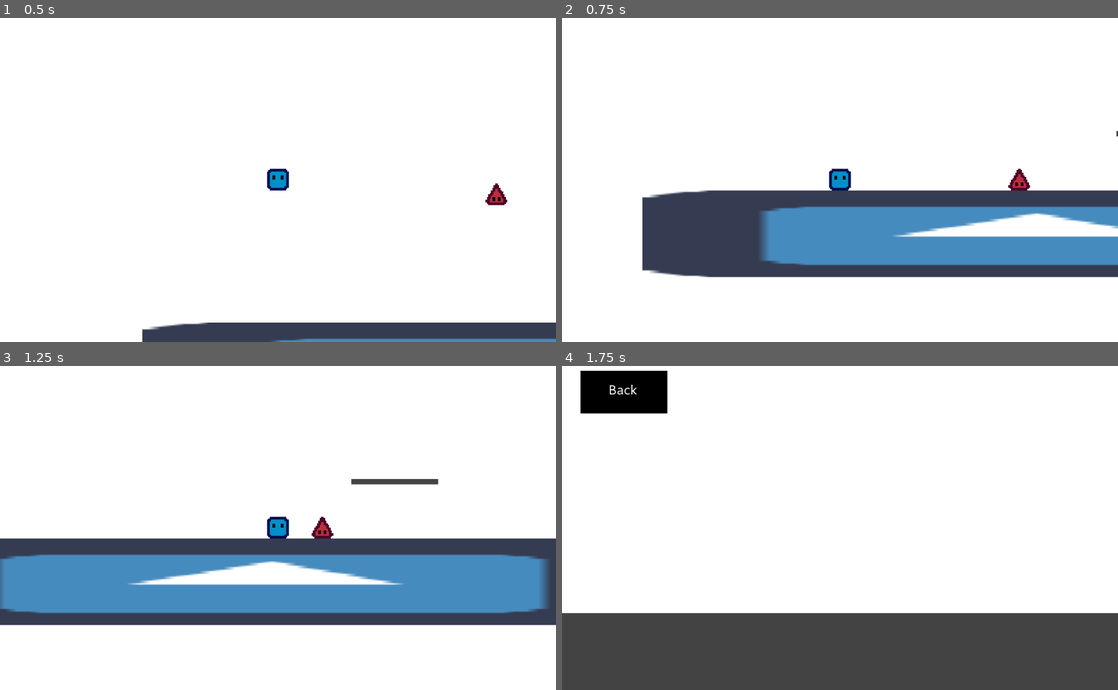
Above: before the commit, frames 1-4 (two rows, left to right).
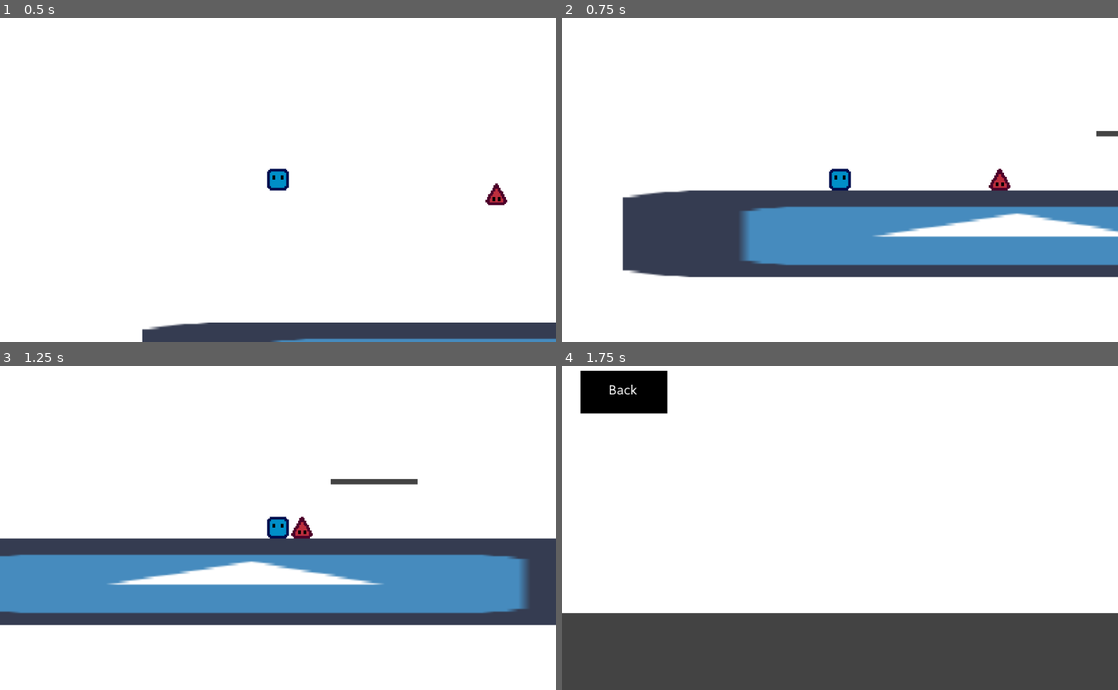
Above: after the commit, the same moments.

Repository: ygda-org/techstrav
Game: Godot game, scene res://Worlds/testWorld.tscn
Two runs of this game, one before a commit and one after it. Both use one fixed random seed, a clock stepped at 60 frames per second and the inputs below. This scene is started directly instead of the project's main scene. The engine's default icon, where the game draws it, is replaced by a stand-in: a white triangle on a blue panel in a dark square.
Inputs (mouse positions are in pixels of both pictures, inside the frame that each line leads up to):
- Up to frame 1 (0.5 s): no input
- Up to frame 2 (0.75 s): move the mouse to (962, 163) at 0.52 s; hold D (walk_right) from 0.53 s (still down); click (962, 163) at 0.67 s
- Up to frame 3 (1.25 s): keep holding D (walk_right); tap Space (jump) at 0.77 s
- Up to frame 4 (1.75 s): keep holding D (walk_right); move the mouse to (728, 544) at 1.27 s; tap Space (jump) at 1.52 s

Frame 1 is identical in both runs. In frame 2, 3.1% of the frame differs, in the area x 10-100%, y 34-81%; in frame 3, 2.4%; in frame 4, nothing differs.

Commit message:
no ice holy

Diff:
--- a/Player.gd
+++ b/Player.gd
@@ -15,9 +15,9 @@
 	if Input.is_action_pressed("walk_left"):
 		dir -= 1
 	if dir != 0:
-		velocity.x = lerp(velocity.x, dir * speed, acceleration)
+		velocity.x = dir * speed#lerp(velocity.x, dir * speed, acceleration)
 	else:
-		velocity.x = lerp(velocity.x, 0, friction)
+		velocity.x = 0#lerp(velocity.x, 0, friction)
 
 func _physics_process(delta):
 	get_input()
